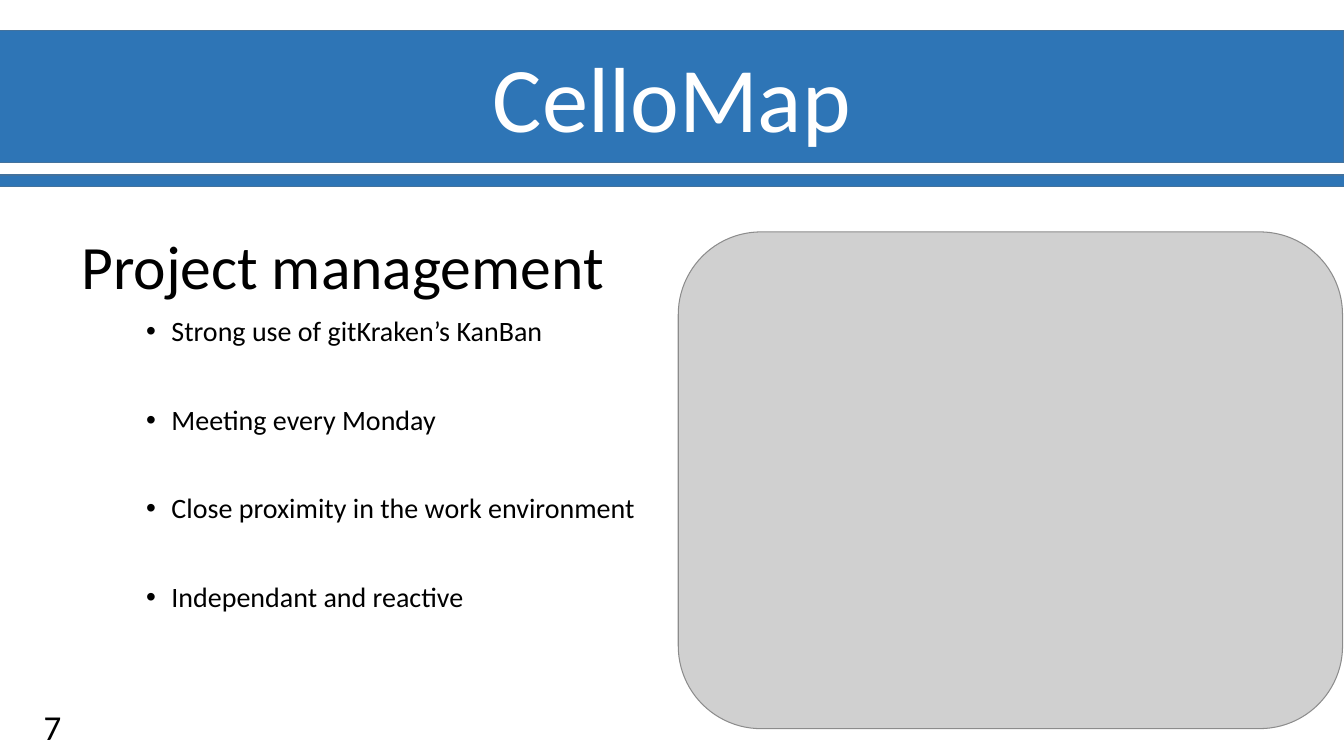
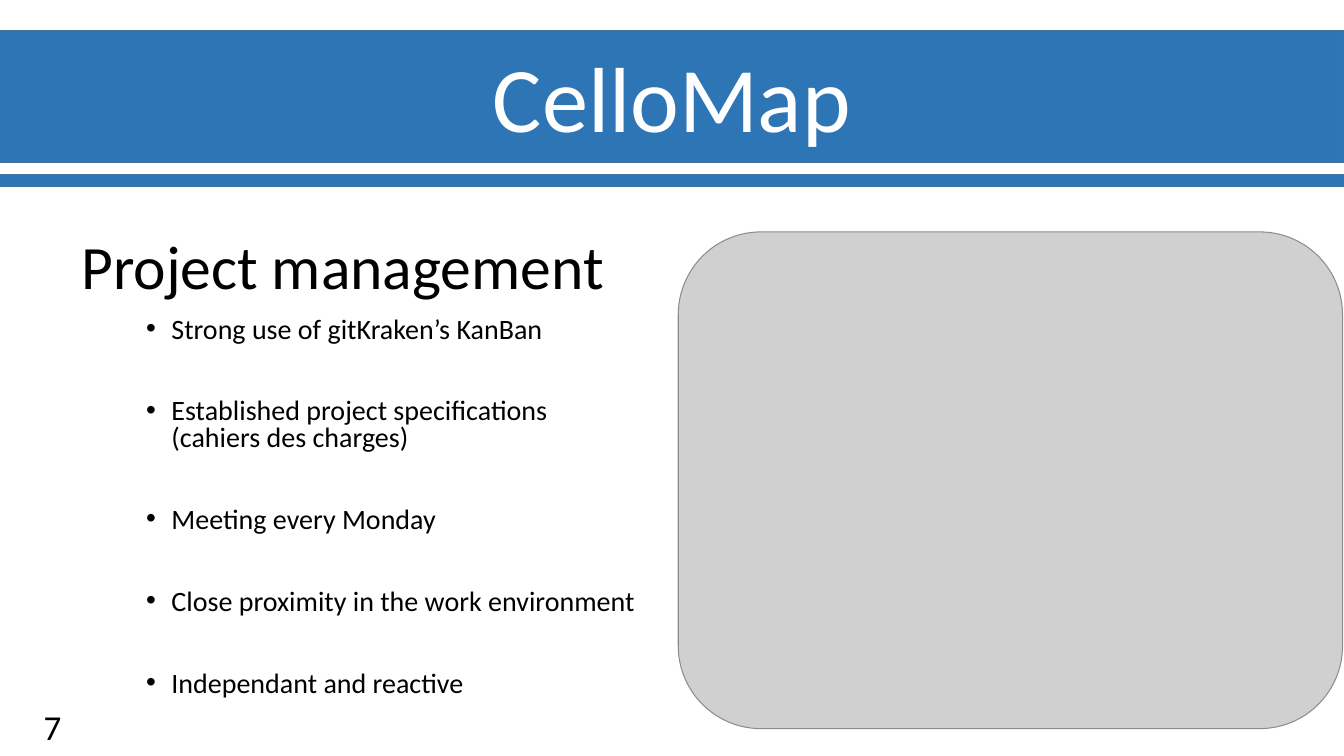
Before and after one commit to Ylefol/projet-INSERM_V5, a slide deck: slide 8 of Slides/Soutenance_Final.pptx. Drawn at 1344x756 pixels with LibreOffice and Linux fonts; fonts in the diff are those of the drawing; grey boxes stand for pictures; background and template pictures are left out. Boxes give left, top, right and bottom in pixels: in the first picture for what was removed or moved away, otherwise in the second. Text is boxed around its words. In the diff, an @@ line names an element or a change of style, - is before the commit and + after.

Commit message:
Added project specifications (cahiers des charges) to presentation

```diff
--- a/Slides/Soutenance_Final.pptx
+++ b/Slides/Soutenance_Final.pptx
@@ text at (171, 319, 634, 698): alignment justified to left; line spacing 0.9 to 0.8 @@
@@ text at (171, 400, 547, 452): paragraph added @@
+• Established project specifications (cahiers des charges)
```
